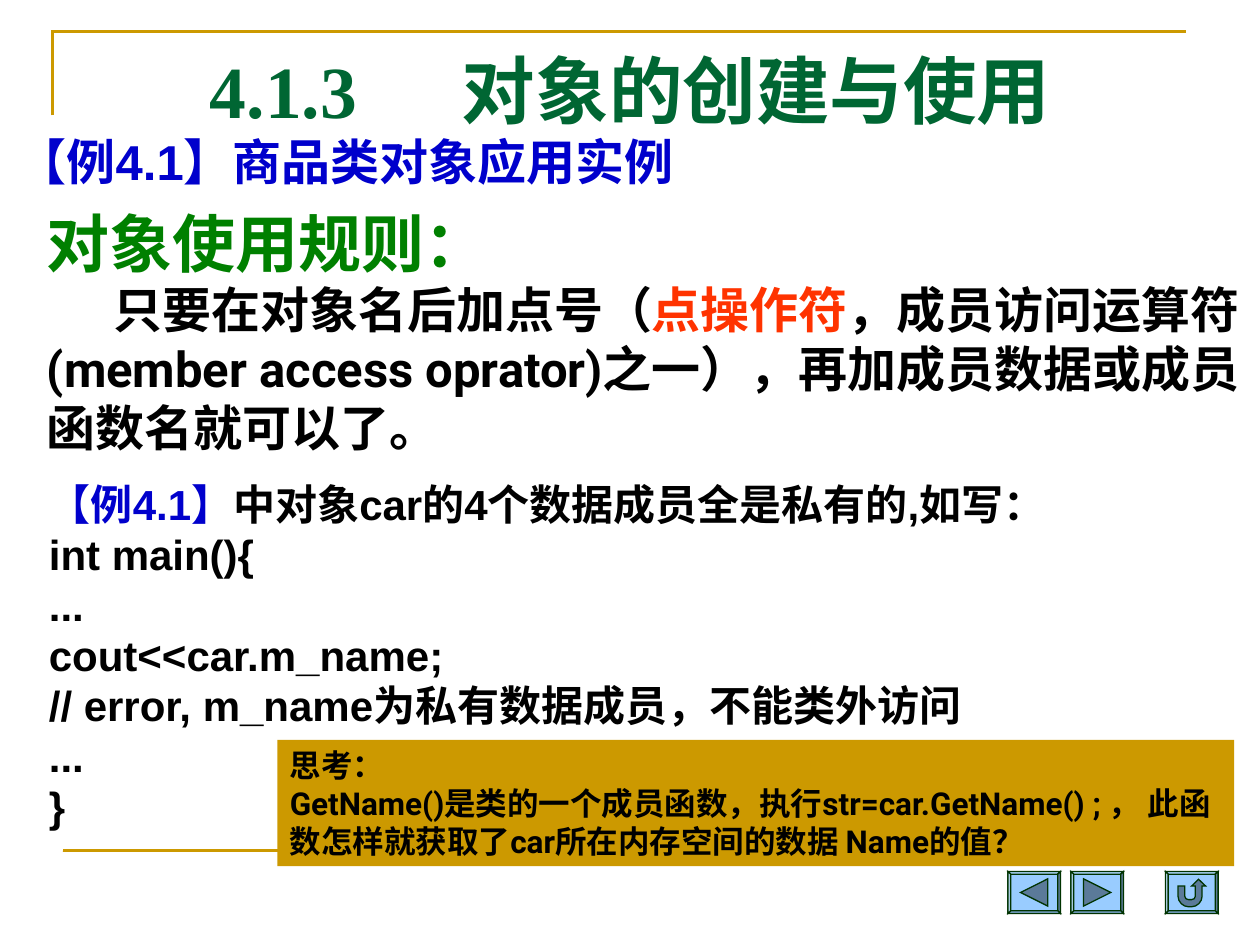
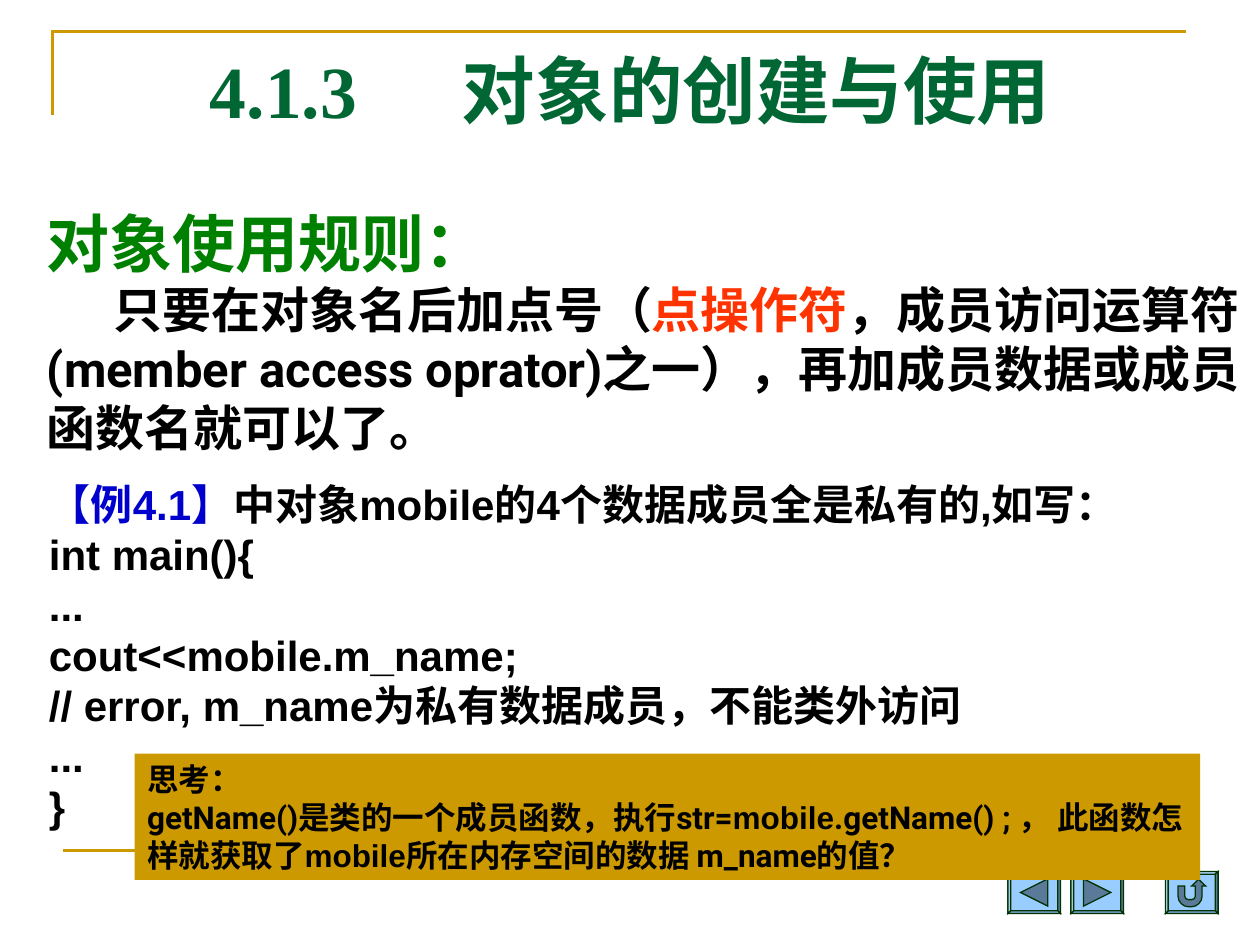
Before and after one commit to Changhe160/Changhe160.github.io, a slide deck: slide 15 of teachingRes/Cplusplus/unit04类与对象.ppt (slide 17 before the commit). Drawn at 1260x945 pixels with LibreOffice and Linux fonts; fonts in the diff are those of the drawing. Boxes give left, top, right and bottom in pixels: in the first picture for what was removed or moved away, otherwise in the second. Text is boxed around its words. In the diff, an @@ line names an element or a change of style, - is before the commit and + after.

```diff
--- a/teachingRes/Cplusplus/unit04类与对象.ppt
+++ b/teachingRes/Cplusplus/unit04类与对象.ppt
@@ text removed at [18, 138, 673, 185] @@
-【例4.1】商品类对象应用实例
@@ text at [49, 484, 1118, 527]: text changed @@
-【例4.1】中对象car的4个数据成员全是私有的,如写：
+【例4.1】中对象mobile的4个数据成员全是私有的,如写：
@@ text at [49, 640, 518, 678]: text changed @@
-cout<<car.m_name;
+cout<<mobile.m_name;
@@ rectangle "思考：": place and size @@
-rectangle "思考：" at [277, 740, 1234, 866]
+rectangle "思考：" at [135, 753, 1201, 879]
@@ text in rectangle at [147, 802, 1183, 871]: text changed @@
-GetName()是类的一个成员函数，执行str=car.GetName() ; ， 此函数怎样就获取了car所在内存空间的数据 Name的值？
+getName()是类的一个成员函数，执行str=mobile.getName() ; ， 此函数怎样就获取了mobile所在内存空间的数据 m_name的值？
```
Also in this commit, not shown: 18 other slides changed, 6 slides removed.
